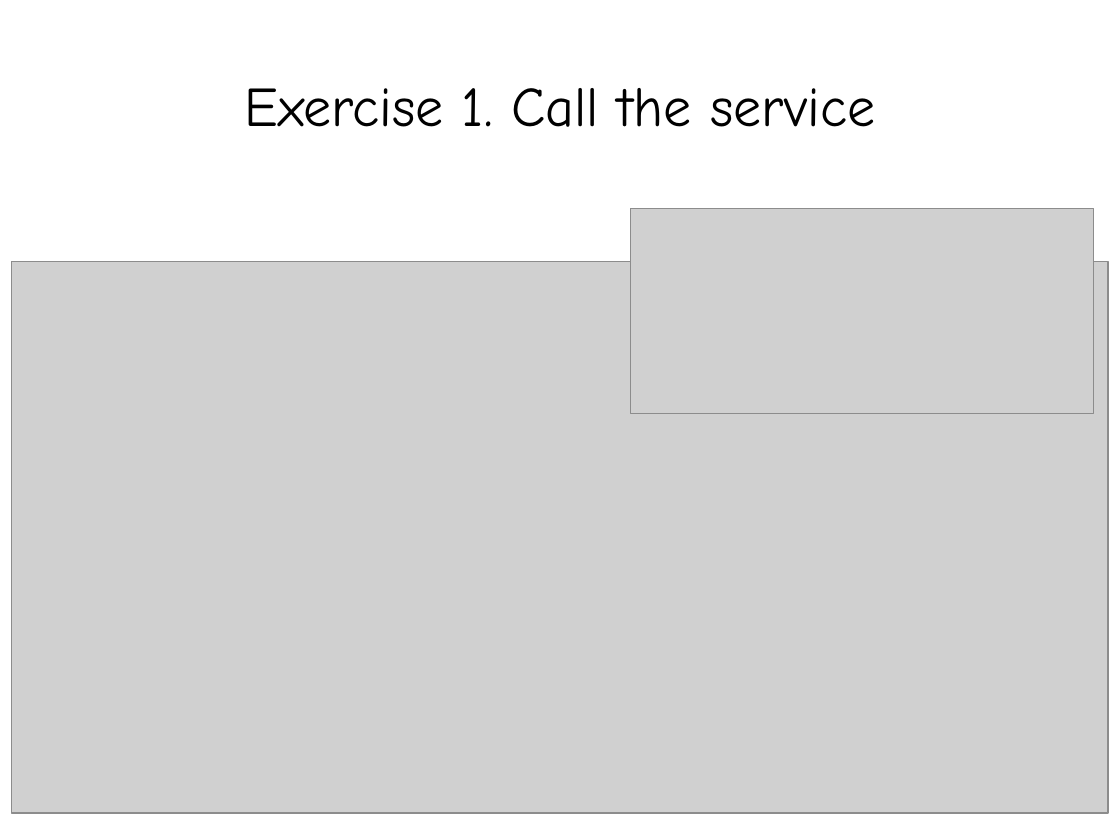
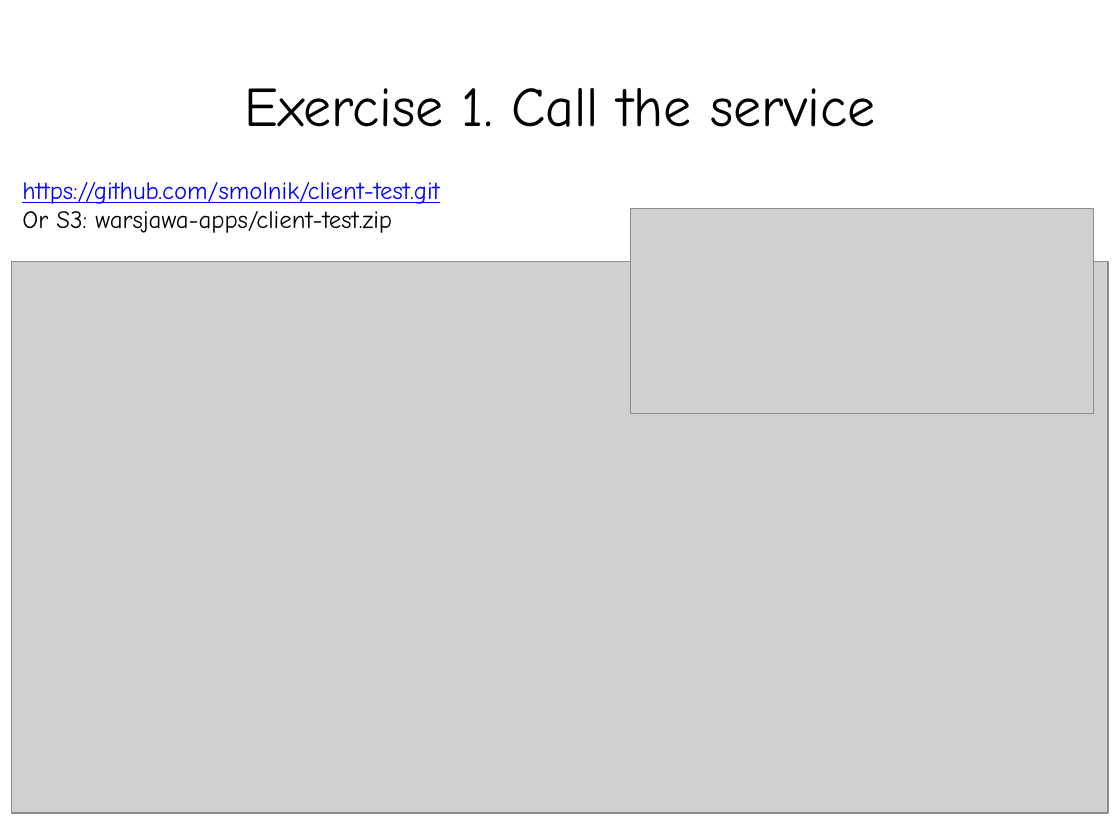
Before and after one commit to smolnik/diagrams, a slide deck: slide 27 of presentations/aws_ha_workshops.pptx. Drawn at 1120x840 pixels with LibreOffice and Linux fonts; fonts in the diff are those of the drawing; grey boxes stand for pictures. Boxes give left, top, right and bottom in pixels: in the first picture for what was removed or moved away, otherwise in the second. Text is boxed around its words. In the diff, an @@ line names an element or a change of style, - is before the commit and + after.

```diff
--- a/presentations/aws_ha_workshops.pptx
+++ b/presentations/aws_ha_workshops.pptx
@@ text added at [22,182,439,233], 16 pt, text #0000FF, underline @@
+https://github.com/smolnik/client-test.git
+Or S3: warsjawa-apps/client-test.zip
```
Also in this commit, not shown: 4 other slides changed, 2 slides added, 1 other file.
